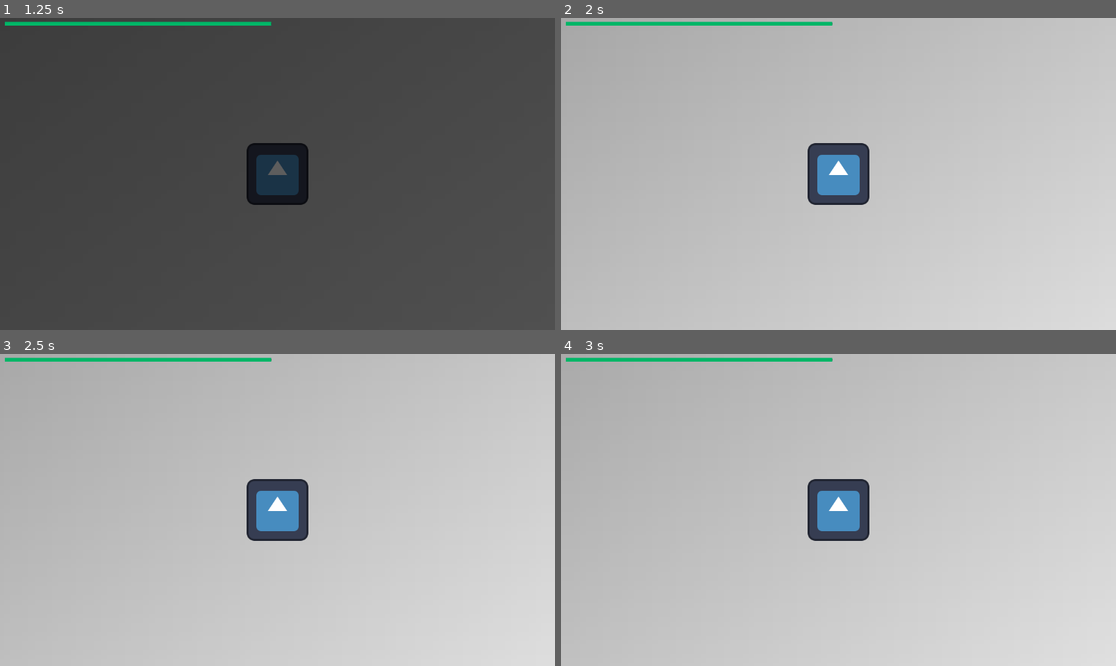
Above: before the commit, frames 1-4 (two rows, left to right).
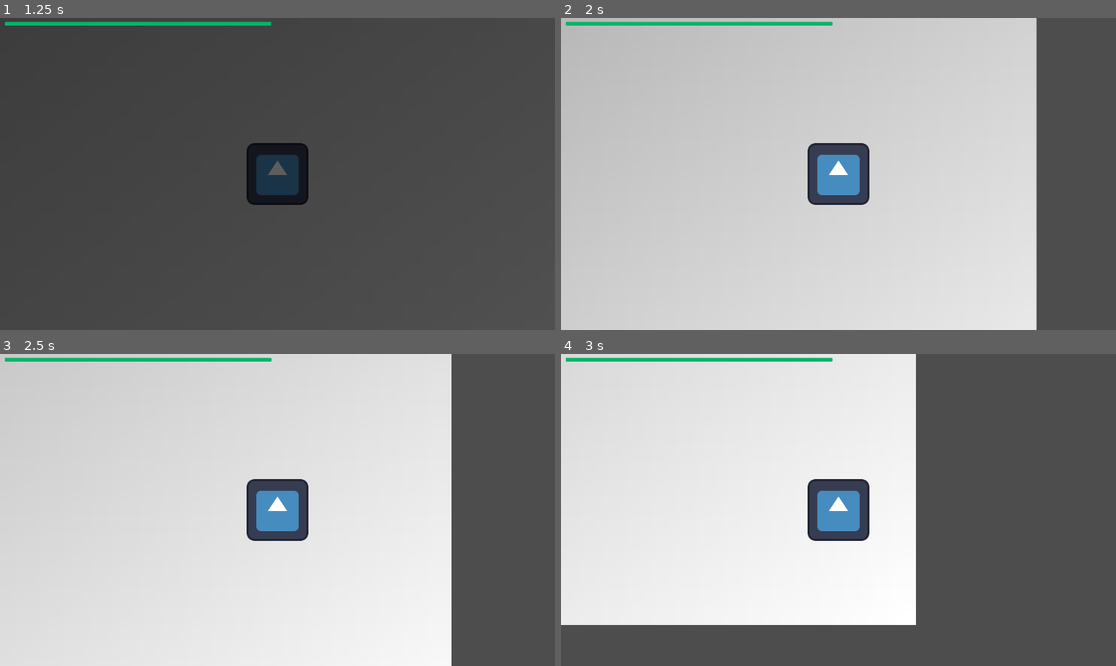
Above: after the commit, the same moments.

Repository: mpelot/Cthulhu-Slayer
Game: Godot game, scene res://UI/Scene/Menu/menu.tscn
Two runs of this game, one before a commit and one after it. Both use one fixed random seed, a clock stepped at 60 frames per second and the inputs below. The engine's default icon, where the game draws it, is replaced by a stand-in: a white triangle on a blue panel in a dark square.
Inputs (mouse positions are in pixels of both pictures, inside the frame that each line leads up to):
- Up to frame 1 (1.25 s): click "Start" at 0.5 s
- Up to frame 2 (2 s): move the mouse to (960, 158) at 1.27 s; hold D (Right) from 1.28 s (still down); click (960, 158) at 1.35 s
- Up to frame 3 (2.5 s): move the mouse to (166, 525) at 2.02 s; release D (Right) at 2.03 s; hold Down (Down) from 2.03 s (still down); right-click (166, 525) at 2.1 s
- Up to frame 4 (3 s): move the mouse to (894, 441) at 2.77 s; release Down (Down) at 2.78 s; hold D (Right) from 2.78 s (still down); click (894, 441) at 2.85 s

Frame 1 is identical in both runs. In frame 2, 14% of the frame differs, in the area x 85-100%, y 0-100%; in frame 3, 97%; in frame 4, 97%, in the area x 0-100%, y 0-100%.

Commit message:
Normalized Player movement to have consistant diagonals Also set Player speed to 1000 to make more obvious it's moving

Diff:
--- a/Entities/Player/Script/movement.gd
+++ b/Entities/Player/Script/movement.gd
@@ -2,7 +2,7 @@
 
 @onready var player: CharacterBody2D = $"../../.."
 @onready var control_state: State = %"Control (BM)"
-@export var movement_speed: float = 100
+@export var movement_speed: float = 1000
 
 func update(delta):
 	var collision: KinematicCollision2D = move(delta)
@@ -12,7 +12,7 @@
 func move(delta) -> KinematicCollision2D:
 	var x_input : float = Input.get_action_raw_strength("Right") - Input.get_action_raw_strength("Left")
 	var y_input: float = Input.get_action_raw_strength("Down") - Input.get_action_raw_strength("Up")
-	return (player.move_and_collide(Vector2(x_input, y_input) * movement_speed * delta))
+	return (player.move_and_collide(Vector2(x_input, y_input).normalized() * movement_speed * delta))
 
 #Handling the collision here
 func handle_collision(collision: KinematicCollision2D):
